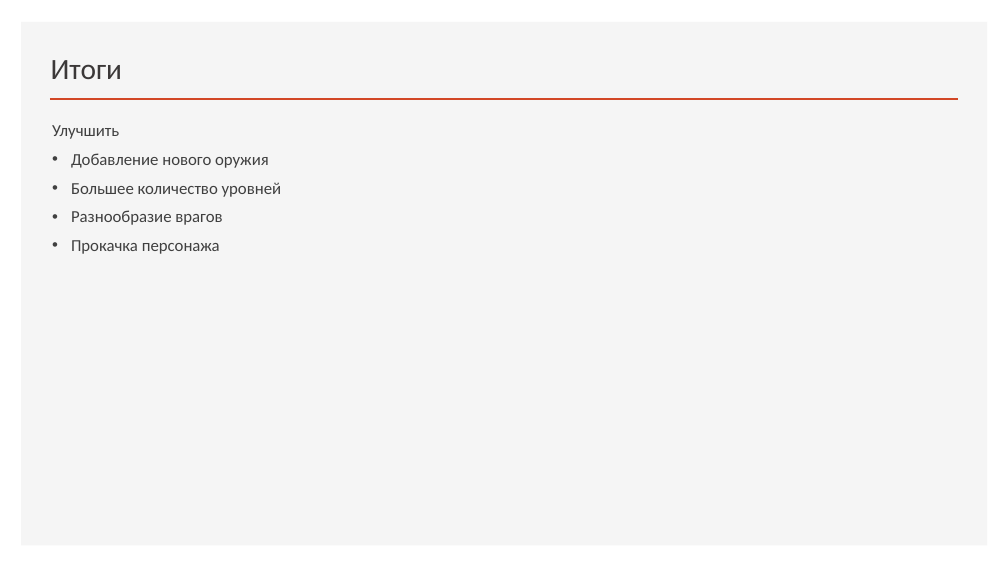
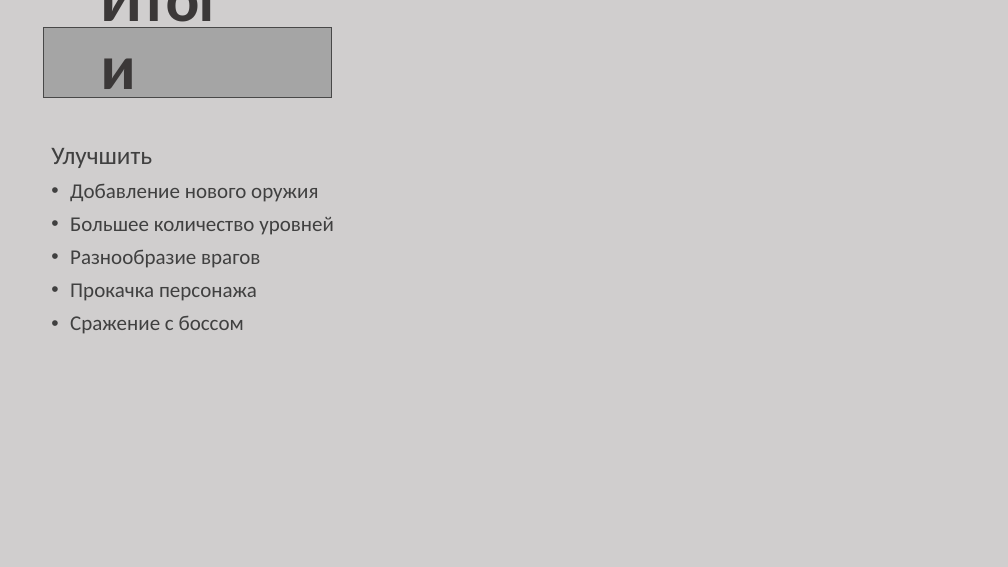
Before and after one commit to Tr1Ton4ik/Dungeon-Destroyer, a slide deck: slide 10 of presentation.pptx (slide 9 before the commit). Drawn at 1008x567 pixels with LibreOffice and Linux fonts; fonts in the diff are those of the drawing. Boxes give left, top, right and bottom in pixels: in the first picture for what was removed or moved away, otherwise in the second. Text is boxed around its words. In the diff, an @@ line names an element or a change of style, - is before the commit and + after.

```diff
--- a/presentation.pptx
+++ b/presentation.pptx
@@ background #FFFFFF to #D0CECE @@
@@ rectangle removed at [21,22,988,546] @@
@@ rectangle added at [44,28,332,98], fill #A5A5A5, outline #484848 1 pt @@
@@ title "Итоги": place and size @@
-title "Итоги" at [51,60,122,79]
+title "Итоги" at [93,19,259,107]
@@ title "Итоги" at [93,19,259,107]: size 28 to 60 pt, bold on @@
@@ line removed from (50, 99) to (958, 99) @@
@@ text "Улучшить": place and size @@
-text "Улучшить" at [52,125,282,254]
+text "Улучшить" at [51,148,334,334]
@@ text at [51,148,334,301]: size 16 to 24 pt in "Улучшить"; size 16 to 20 pt in "Добавление нового оружия", "Большее количество уровней", "Разнообразие врагов", "Прокачка персонажа" @@
@@ text at [70,316,244,334]: paragraph added @@
+• Сражение с боссом
```
Also in this commit, not shown: 3 other slides changed, 3 slides added, 2 slides removed.
